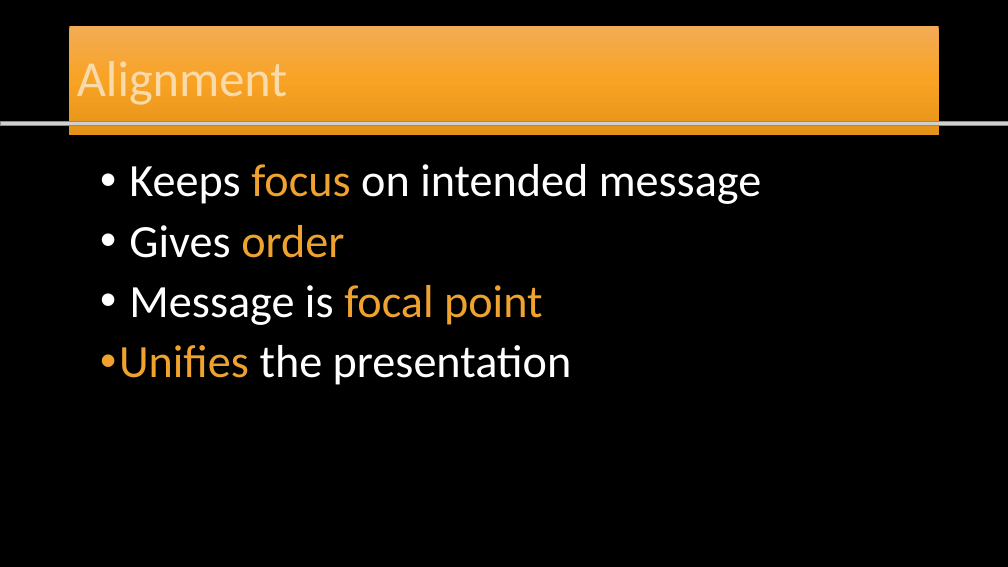
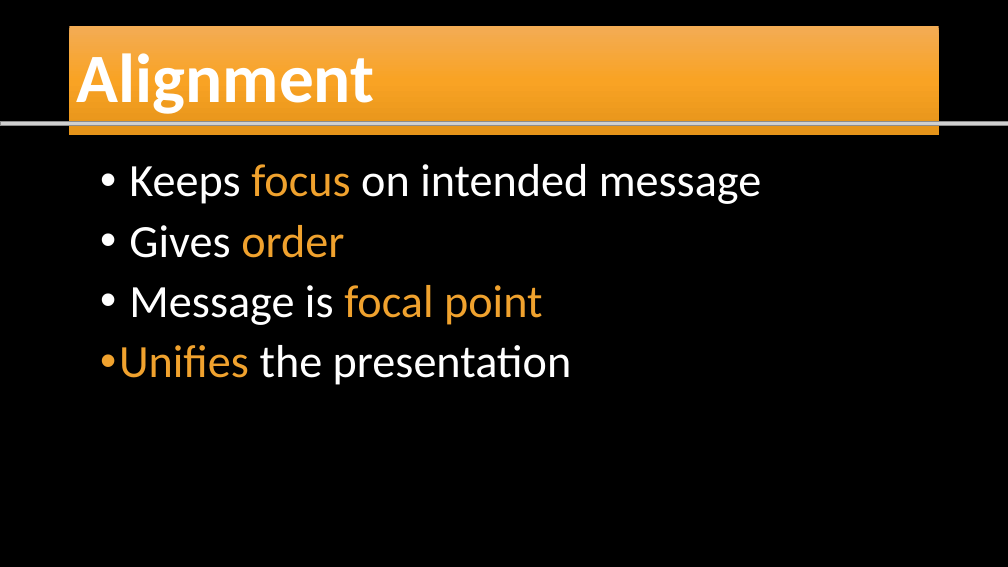
Before and after one commit to melaniecailao23-max/VISUAL, a slide deck: slide 6 of Cailao_Exp22_PPT_Ch02_ML1_Design.pptx. Drawn at 1008x567 pixels with LibreOffice and Linux fonts; fonts in the diff are those of the drawing; grey boxes stand for pictures. Boxes give left, top, right and bottom in pixels: in the first picture for what was removed or moved away, otherwise in the second. Text is boxed around its words. In the diff, an @@ line names an element or a change of style, - is before the commit and + after.

```diff
--- a/Cailao_Exp22_PPT_Ch02_ML1_Design.pptx
+++ b/Cailao_Exp22_PPT_Ch02_ML1_Design.pptx
@@ title "Alignment" at [70, 26, 939, 135]: size 48 to 66 pt, text colour #F9DAAB to #FFFFFF, bold on @@
```
Also in this commit, not shown: 6 other slides changed, 1 other file.
